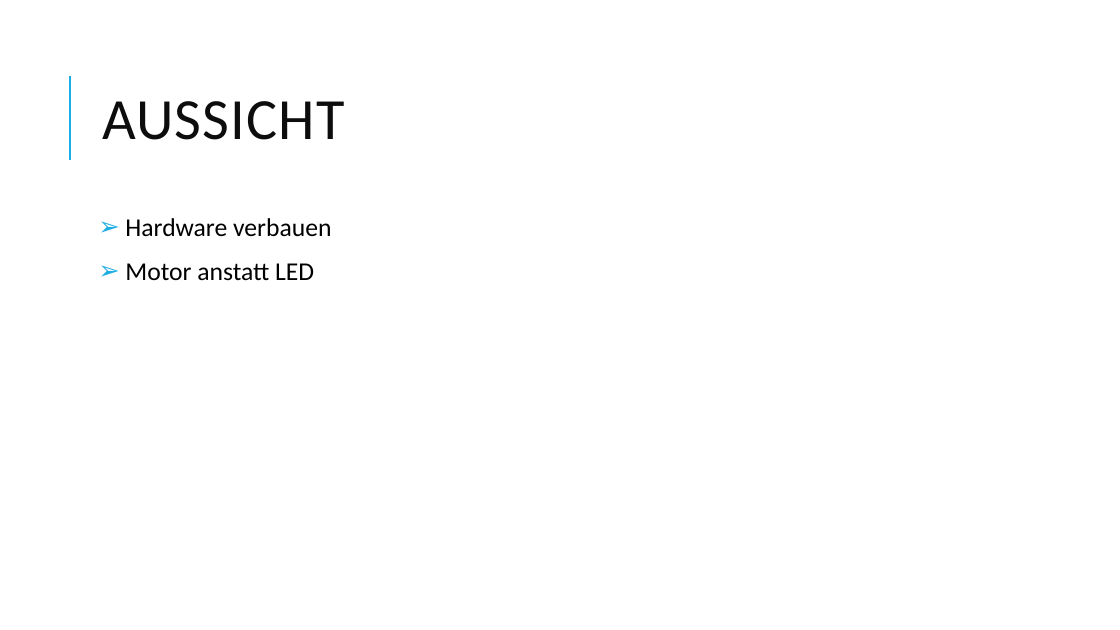
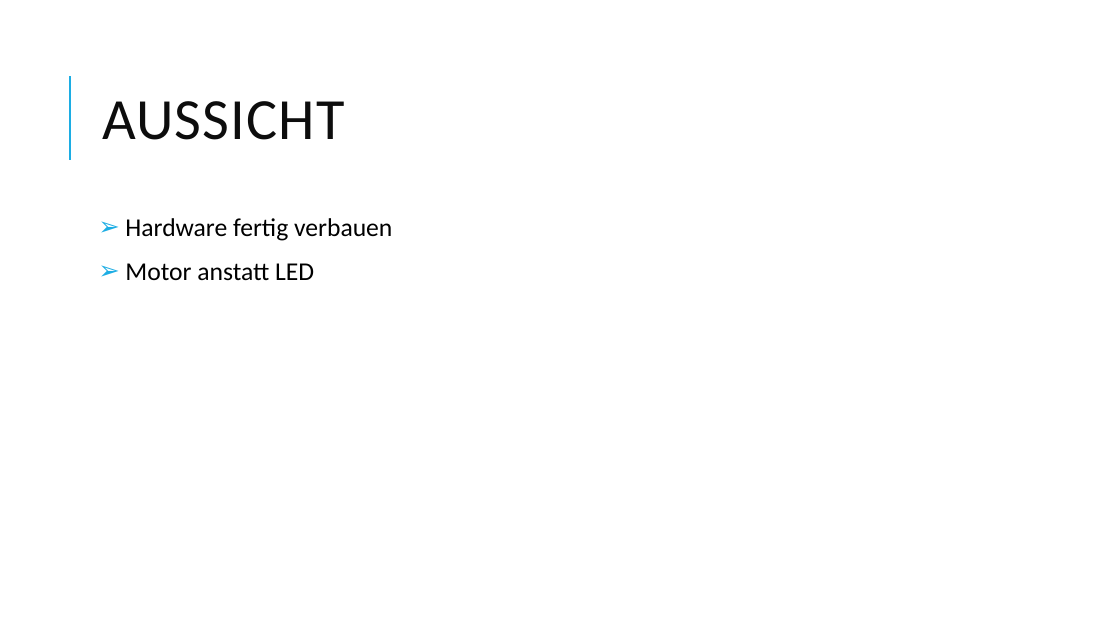
Before and after one commit to johannesdhbw/MC_Projekt, a slide deck: slide 12 of Präsentation/Microcomputertechnik.pptx. Drawn at 1120x630 pixels with LibreOffice and Linux fonts; fonts in the diff are those of the drawing. Boxes give left, top, right and bottom in pixels: in the first picture for what was removed or moved away, otherwise in the second. Text is boxed around its words. In the diff, an @@ line names an element or a change of style, - is before the commit and + after.

Commit message:
praesi

```diff
--- a/Präsentation/Microcomputertechnik.pptx
+++ b/Präsentation/Microcomputertechnik.pptx
@@ text at bbox=[125, 218, 392, 241]: text changed @@
-➢ Hardware verbauen
+➢ Hardware fertig verbauen
```
